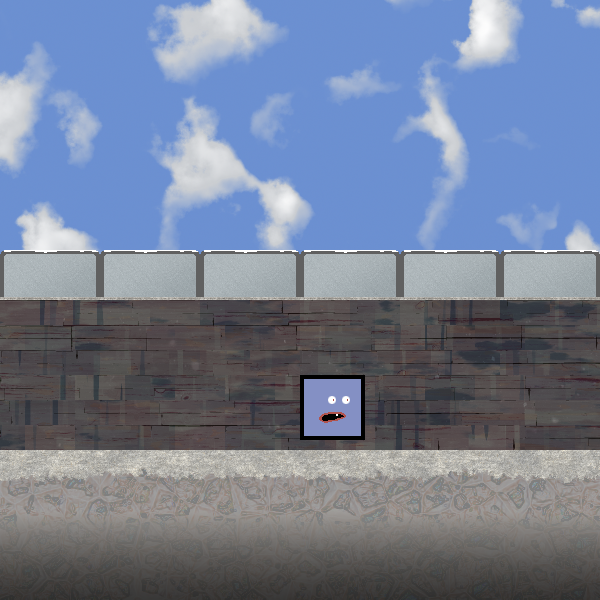
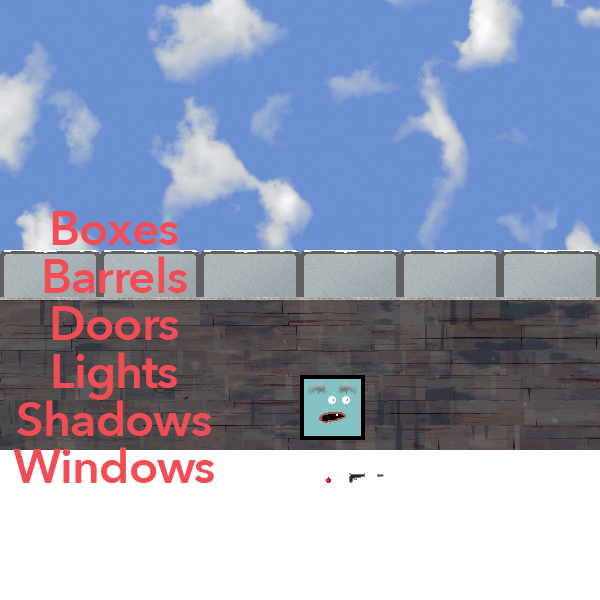
Two versions of the same layered image (600x600). Layer-by-layer changes:
added layer "Blood" above "Gun" over bbox(326, 477, 331, 483)
added layer "Gun" above "Bullet" over bbox(349, 473, 365, 483)
added layer "Bullet" above "Garments" over bbox(377, 474, 384, 477)
added group "Garments" with 12 layers above "Character" over bbox(13, 211, 381, 483)
added layer "Boxes Barrels Doors Lights Shadows Windows" in group "Garments" over bbox(13, 211, 214, 483)
added layer "Eyebrows" in group "Garments" over bbox(306, 379, 359, 396)
painted on "Character" over bbox(304, 379, 361, 436)
hid "Layer 4" over bbox(0, 449, 600, 600)
